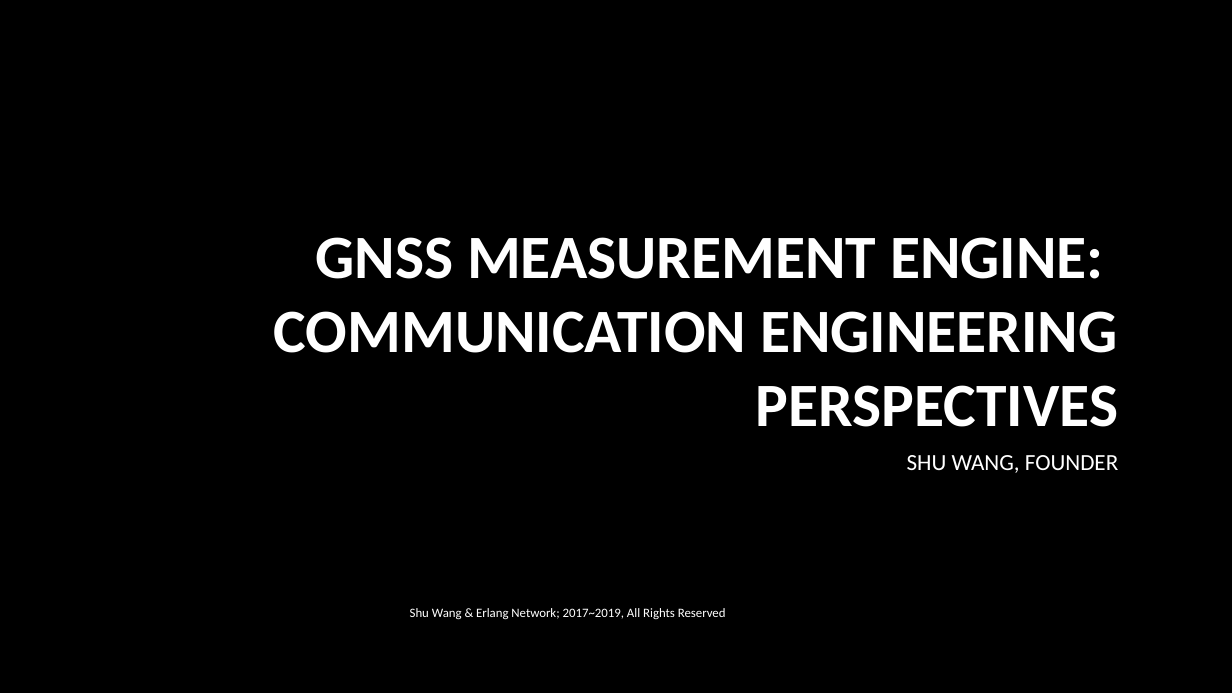
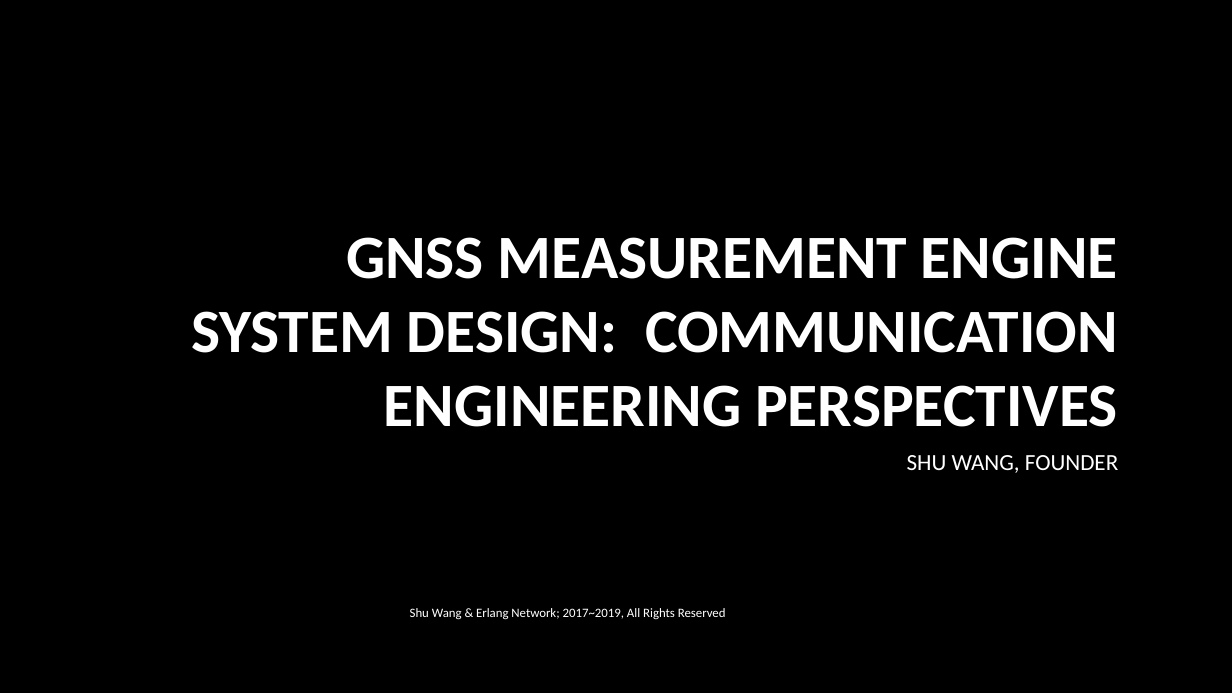
Before and after one commit to shuwang1/GNSS_Perspectives, a slide deck: slide 1 of GNSS Measurement Engine System Design - Communication Engineering Perspective R3.pptx. Drawn at 1232x693 pixels with LibreOffice and Linux fonts; fonts in the diff are those of the drawing; background and template pictures are left out. Boxes give left, top, right and bottom in pixels: in the first picture for what was removed or moved away, otherwise in the second. Text is boxed around its words. In the diff, an @@ line names an element or a change of style, - is before the commit and + after.

```diff
--- a/GNSS Measurement Engine System Design - Communication Engineering Perspective R3.pptx
+++ b/GNSS Measurement Engine System Design - Communication Engineering Perspective R3.pptx
@@ title at box(191, 237, 1118, 427): text changed @@
-GNSS MEASUREMENT ENGINE: COMMUNICATION ENGINEERING PERSPECTIVES
+GNSS MEASUREMENT ENGINE SYSTEM DESIGN: COMMUNICATION ENGINEERING PERSPECTIVES
```
Also in this commit, not shown: 2 other slides changed, 2 other files.
